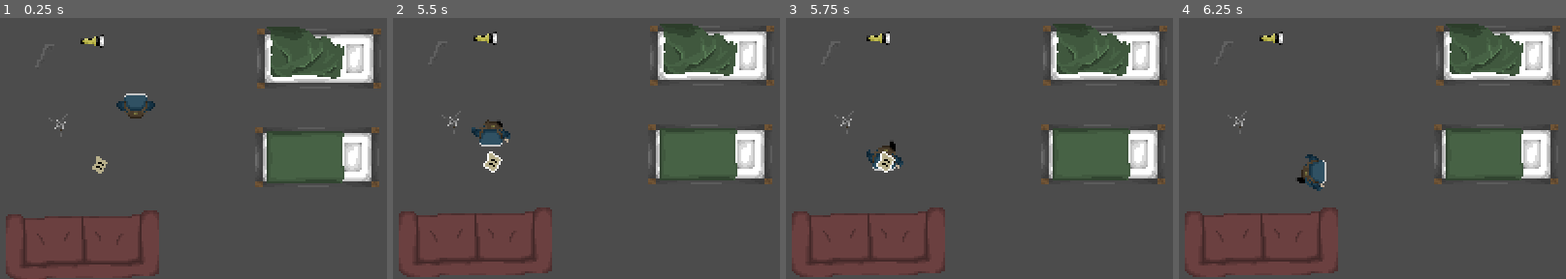
Above: before the commit, frames 1-4 (left to right).
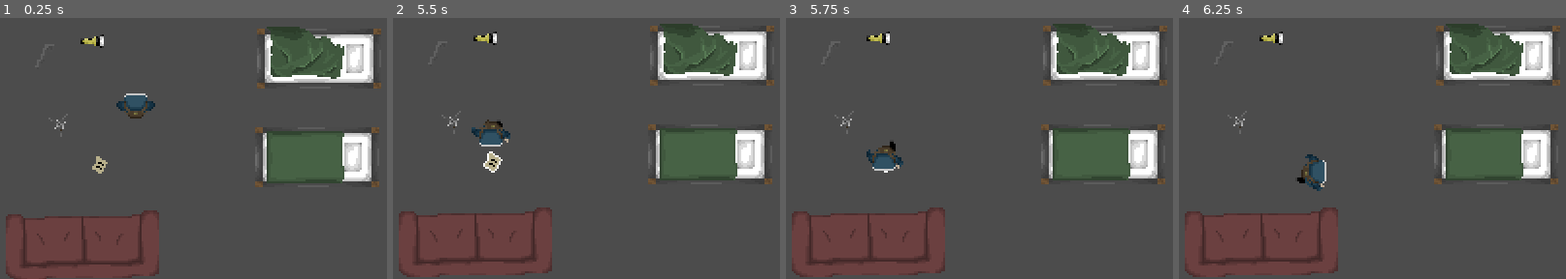
Above: after the commit, the same moments.

Repository: ryanshappell/Frostbound
Game: Godot game, scene res://World.tscn
Same seed, same stepped clock (60 frames per second), same inputs: the game is played once before the commit and once after it.
Inputs:
- Up to frame 1 (0.25 s): no input
- Up to frame 2 (5.5 s): tap Enter at 0.5 s; hold D (right) 0.53-1.28 s; tap F (interact) every 0.75 s from 0.6 to 5.1 s; hold S (down) 1.28-2.03 s; hold D (right) 2.03-2.78 s; hold W (up) 2.78-3.53 s; hold A (left) 3.53-5.03 s; hold S (down) from 5.03 s (still down)
- Up to frame 3 (5.75 s): keep holding S (down)
- Up to frame 4 (6.25 s): release S (down) at 5.78 s; hold D (right) from 5.78 s (still down); tap F (interact) at 5.85 s

Frames 1-2 are identical in both runs. In frame 3, 0.2% of the frame differs, in the area x 23-29%, y 51-59%; in frame 4, nothing differs.

Commit message:
fix interactable tracking and calling

Diff:
--- a/World.tscn
+++ b/World.tscn
@@ -35,8 +35,8 @@
 [node name="Pipe" parent="Objects" instance=ExtResource( 4 )]
 position = Vector2( 47.6784, 32.6938 )
 
+[node name="CodePaper" parent="Objects" instance=ExtResource( 8 )]
+position = Vector2( 77.0072, 88.8121 )
+
 [node name="Player" parent="." instance=ExtResource( 1 )]
 position = Vector2( 93.6545, 58.2361 )
-
-[node name="CodePaper" parent="." instance=ExtResource( 8 )]
-position = Vector2( 77.0072, 88.8121 )
--- a/player/Player.gd
+++ b/player/Player.gd
@@ -10,6 +10,8 @@
 onready var animationPlayer = $AnimationPlayer
 onready var playerInteraction = $PlayerInteraction
 
+var interactables
+
 # Called when the node enters the scene tree for the first time.
 func _ready():
 	pass
@@ -17,10 +19,10 @@
 func _physics_process(delta):
 	move(delta)
 
-	var test = playerInteraction.get_overlapping_areas()
-	if Input.is_action_just_pressed("interact") && !test.empty():
-		print(test[0].pickup_name)
-		test[0].pickup()
+	interactables = playerInteraction.get_overlapping_areas()
+	if Input.is_action_just_pressed("interact") && !interactables.empty():
+		print(interactables[0].pickup_name)
+		interactables[0].pickup()
 
 func move(delta):
 	var input_vector = Vector2.ZERO
